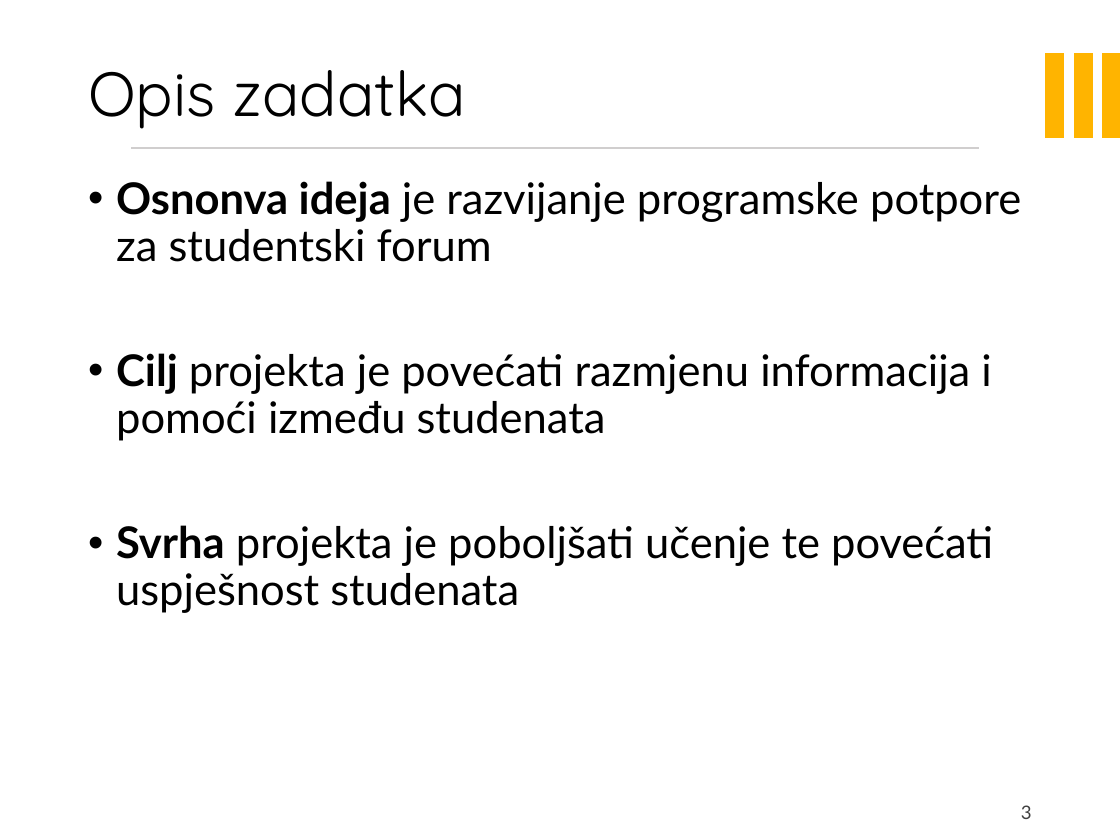
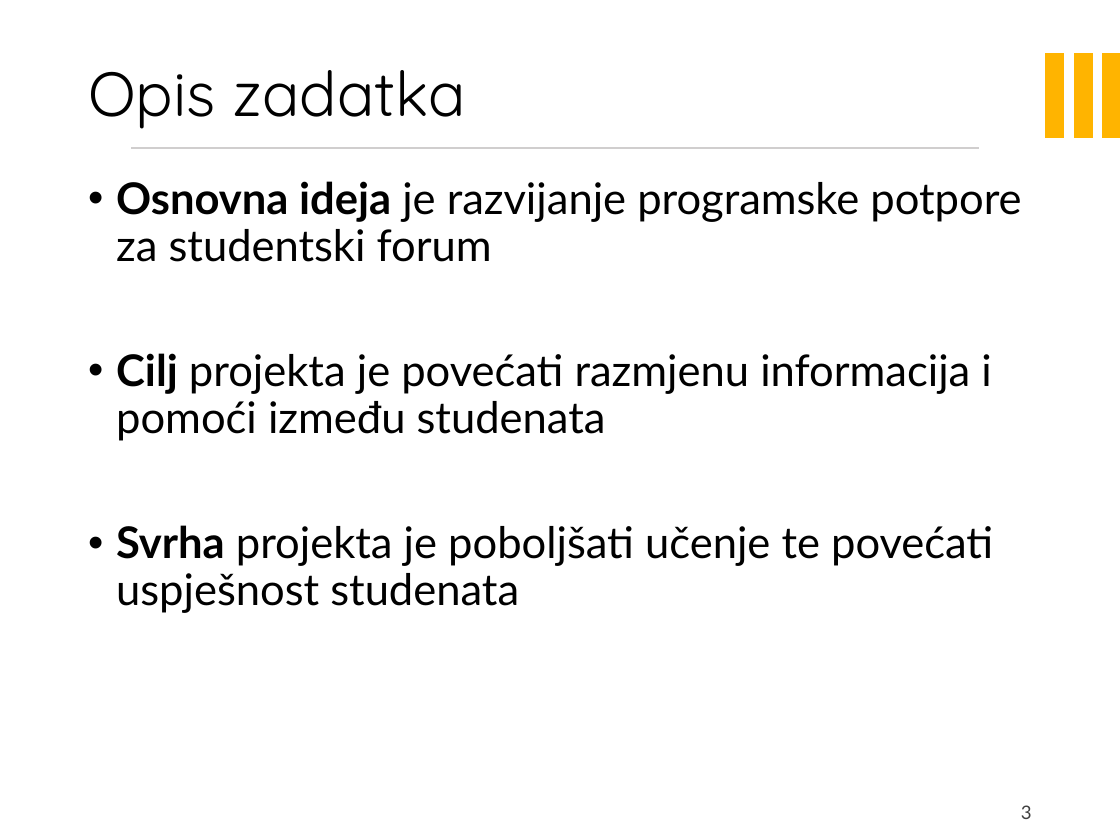
Before and after one commit to franBelac/Sinapsa, a slide deck: slide 3 of PrezentacijaProjekata.pptx. Drawn at 1120x840 pixels with LibreOffice and Linux fonts; fonts in the diff are those of the drawing; background and template pictures are left out. Boxes give left, top, right and bottom in pixels: in the first picture for what was removed or moved away, otherwise in the second. Text is boxed around its words. In the diff, an @@ line names an element or a change of style, - is before the commit and + after.

```diff
--- a/PrezentacijaProjekata.pptx
+++ b/PrezentacijaProjekata.pptx
@@ text at <box>116,181,1021,262</box>: text changed @@
-• Osnonva ideja je razvijanje programske potpore za studentski forum
+• Osnovna ideja je razvijanje programske potpore za studentski forum
```
Also in this commit, not shown: 2 other slides changed.
